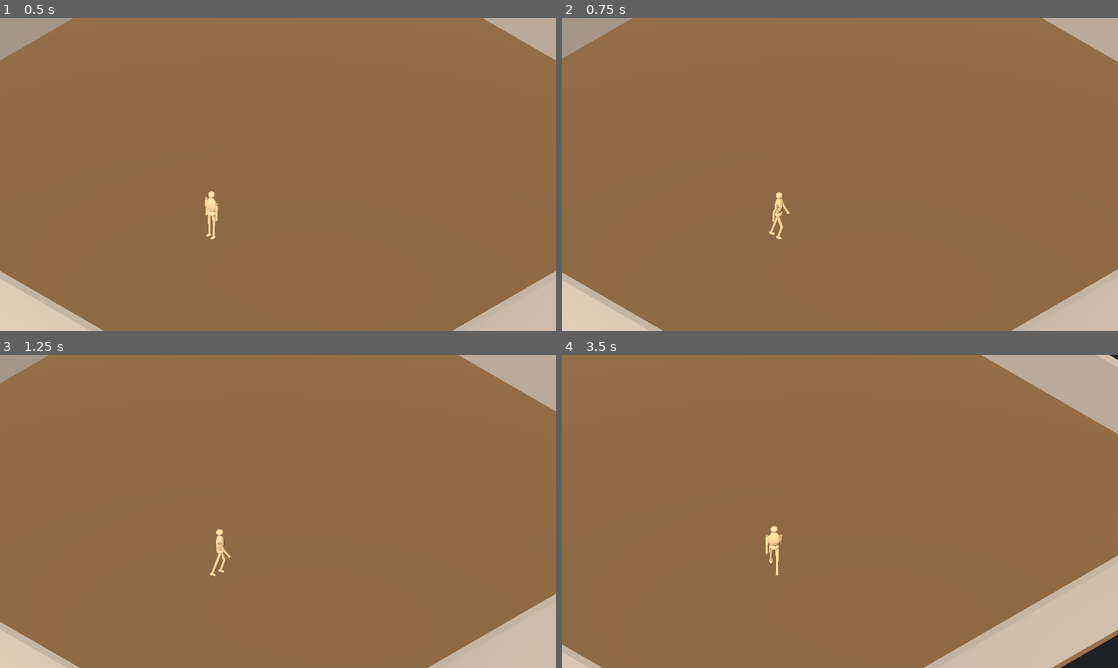
Above: before the commit, frames 1-4 (two rows, left to right).
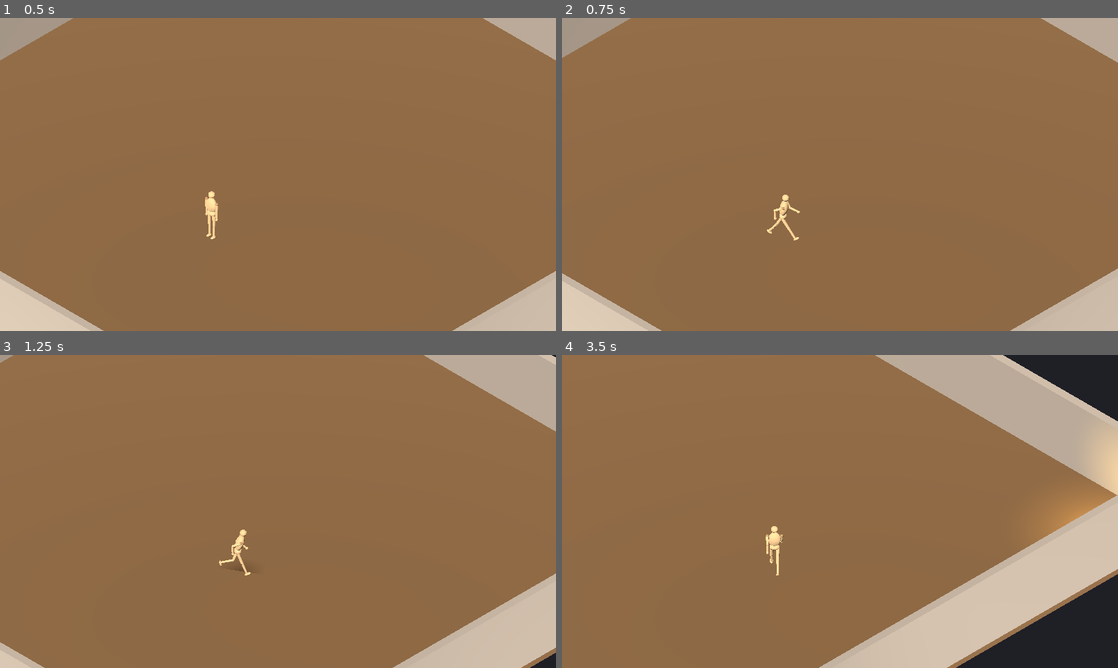
Above: after the commit, the same moments.

Repository: hieubqdsm/crime-in-clock-tower
Game: Godot game, scene res://scenes/main/Main.tscn
Same seed, same stepped clock (60 frames per second), same inputs: the game is played once before the commit and once after it.
Inputs:
- Up to frame 1 (0.5 s): no input
- Up to frame 2 (0.75 s): hold D (move_right) from 0.53 s (still down); hold Z (sprint, bound only after the commit) from 0.53 s (still down)
- Up to frame 3 (1.25 s): keep holding D (move_right); keep holding Z (sprint, bound only after the commit); tap Ctrl (sprint, bound only before the commit) at 0.8 s
- Up to frame 4 (3.5 s): release D (move_right) at 1.28 s; release Z (sprint, bound only after the commit) at 1.28 s; hold S (move_down) 1.28-2.03 s; tap Ctrl (sprint, bound only before the commit) at 1.35, 2.3 s; tap Z (sprint, bound only after the commit) at 1.55, 3.05 s; hold D (move_right) 2.03-2.78 s; hold C (fast_walk, bound only after the commit) 2.03-2.78 s; hold W (move_up) from 2.78 s (still down); tap Shift (fast_walk, bound only before the commit) at 2.85 s

Frame 1 is identical in both runs. In frame 2, 0.5% of the frame differs, in the area x 0-100%, y 0-100%; in frame 3, 4.7%; in frame 4, 23%.

Commit message:
input: remap — Z = sprint, C = fast walk (was Ctrl/Shift)

Diff:
--- a/project.godot
+++ b/project.godot
@@ -47,11 +47,11 @@
 }
 fast_walk={
 "deadzone": 0.2,
-"events": [Object(InputEventKey,"resource_local_to_scene":fa …(119 unchanged characters)… ressed":false,"pressed":false,"keycode":4194325,"physical_keycode":0,"key_label":0,"unicode":0,"location":0,"echo":false,"script":null)
+"events": [Object(InputEventKey,"resource_local_to_scene":fa …(119 unchanged characters)… ressed":false,"pressed":false,"keycode":0,"physical_keycode":67,"key_label":0,"unicode":0,"location":0,"echo":false,"script":null)
 ]
 }
 sprint={
 "deadzone": 0.2,
-"events": [Object(InputEventKey,"resource_local_to_scene":fa …(119 unchanged characters)… ressed":false,"pressed":false,"keycode":4194326,"physical_keycode":0,"key_label":0,"unicode":0,"location":0,"echo":false,"script":null)
+"events": [Object(InputEventKey,"resource_local_to_scene":fa …(119 unchanged characters)… ressed":false,"pressed":false,"keycode":0,"physical_keycode":90,"key_label":0,"unicode":0,"location":0,"echo":false,"script":null)
 ]
 }
--- a/scenes/player/player.gd
+++ b/scenes/player/player.gd
@@ -16,8 +16,8 @@
 ## Speeds are derived from each clip's stride so the feet stay planted —
 ## see tools/blender/make_mannequin.py. Keep in sync when clips change.
 const WALK_SPEED := 1.44      # Walk_loop: 1.44 m per 1 s cycle
-const RUN_SPEED := 3.08       # Run_loop (fast walk, Shift): 1.54 m / 0.5 s
-const SPRINT_SPEED := 4.63    # Sprint_loop (true run, Ctrl): 1.93 m / 0.42 s
+const RUN_SPEED := 3.08       # Run_loop (fast walk, C): 1.54 m / 0.5 s
+const SPRINT_SPEED := 4.63    # Sprint_loop (true run, Z): 1.93 m / 0.42 s
 const ACCEL := 14.0           # m/s^2 toward the target speed
 const DECEL := 9.0            # m/s^2 toward zero when no input
 const TURN_SMOOTH := 12.0
@@ -66,7 +66,7 @@
 
 
 func _target_speed() -> float:
-	if Input.is_action_pressed("sprint"):        # Ctrl — true sprint wins
+	if Input.is_action_pressed("sprint"):         # Z — true sprint wins
 		return sprint_speed
 	if Input.is_action_pressed("fast_walk"):     # Shift — fast walk
 		return run_speed
--- a/tests/test_movement.gd
+++ b/tests/test_movement.gd
@@ -84,7 +84,7 @@
 	for i in 30:
 		await get_tree().physics_frame
 	_check(absf(_blend_pos() - 1.44) < 0.35,
-		"blend eases back to walk when Shift released (bp=%.2f)" % _blend_pos())
+		"blend eases back to walk when C released (bp=%.2f)" % _blend_pos())
 
 	# True sprint (Ctrl): blend slides to Sprint, camera follows along.
 	var cam := _main.get_node("IsometricCamera") as Camera3D
